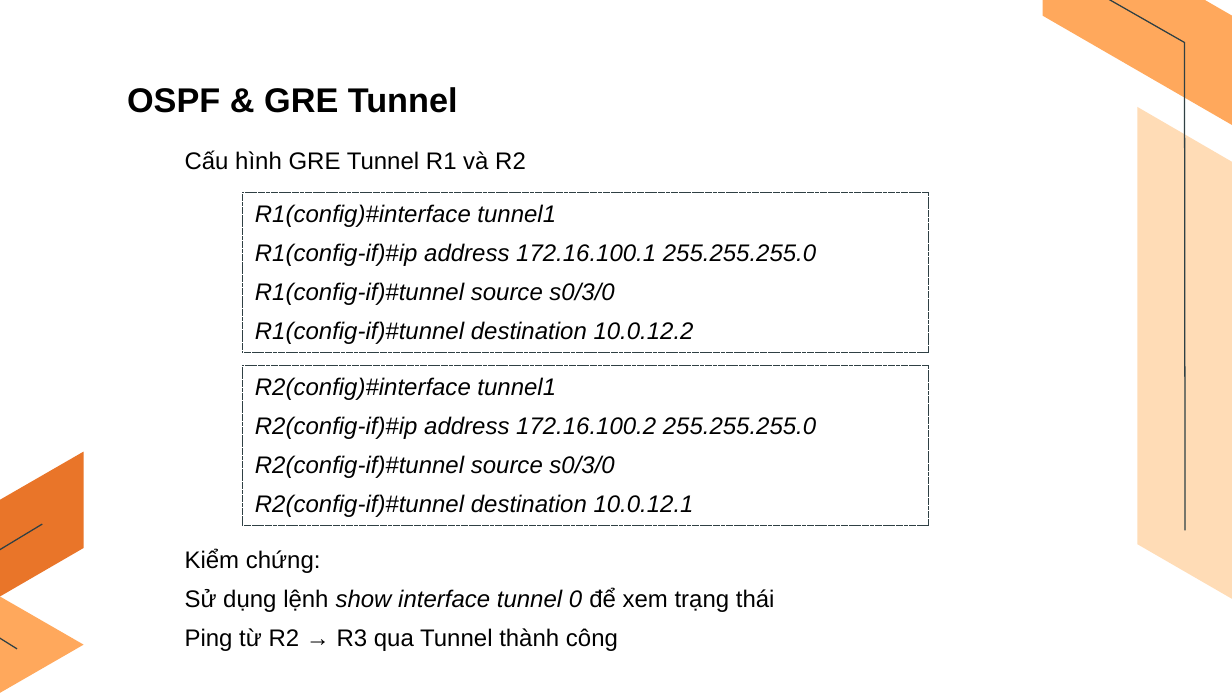
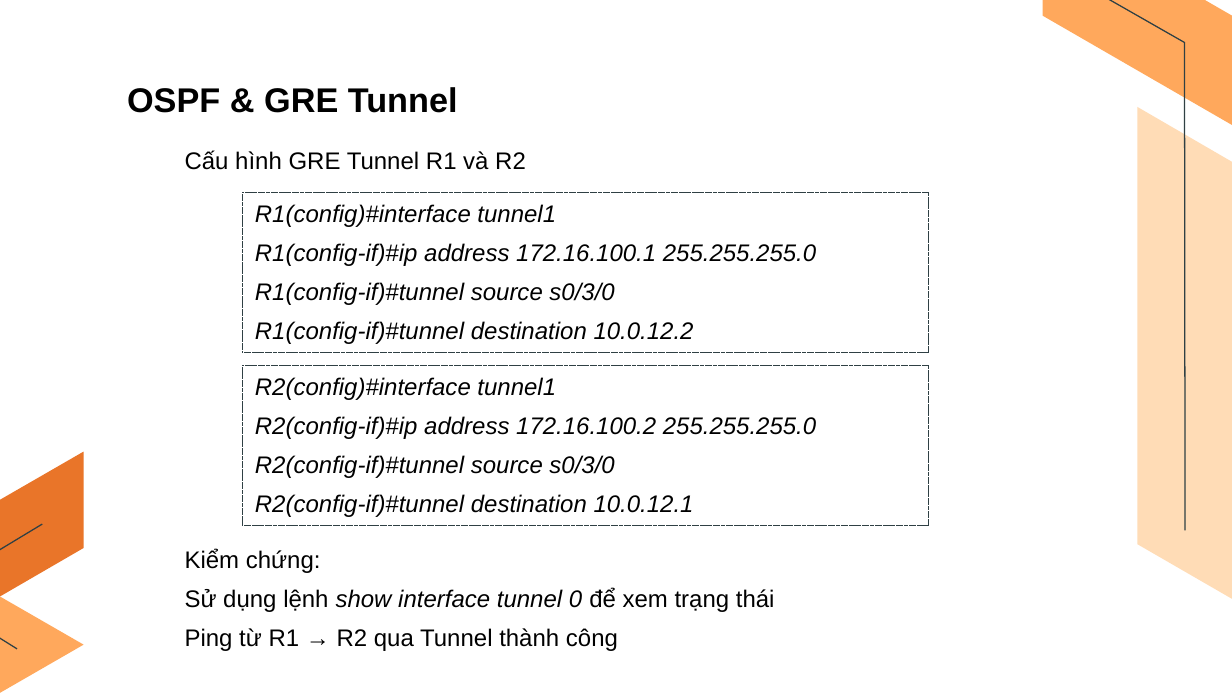
Before and after one commit to TrangThanhHieu/tn-da21ttb-110121023-trangthanhhieu-xaydungmohinhmangwanbaomattoiuuhieusuat-cpt, a slide deck: slide 22 of docs/110121023_TrangThanhHieu_Da21TTB.pptx. Drawn at 1232x693 pixels with LibreOffice and Linux fonts; fonts in the diff are those of the drawing. Boxes give left, top, right and bottom in pixels: in the first picture for what was removed or moved away, otherwise in the second. Text is boxed around its words. In the diff, an @@ line names an element or a change of style, - is before the commit and + after.

```diff
--- a/docs/110121023_TrangThanhHieu_Da21TTB.pptx
+++ b/docs/110121023_TrangThanhHieu_Da21TTB.pptx
@@ text at [185, 628, 618, 651]: text changed @@
-Ping từ R2 → R3 qua Tunnel thành công
+Ping từ R1 → R2 qua Tunnel thành công
```
Also in this commit, not shown: 5 other slides changed, 1 slide added, 1 slide removed, 4 other files.
